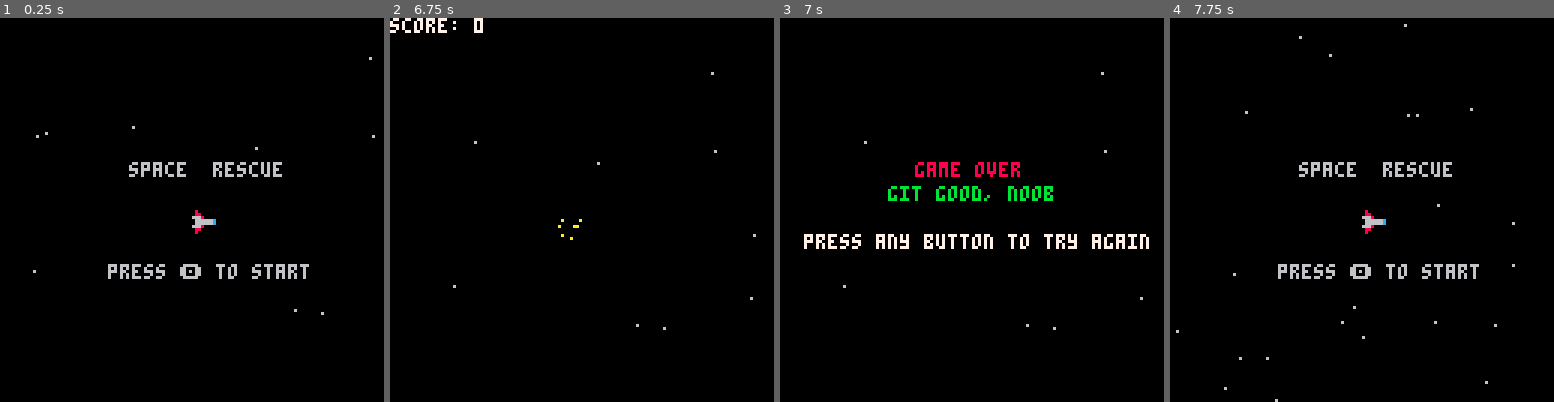
Above: before the commit, frames 1-4 (left to right).
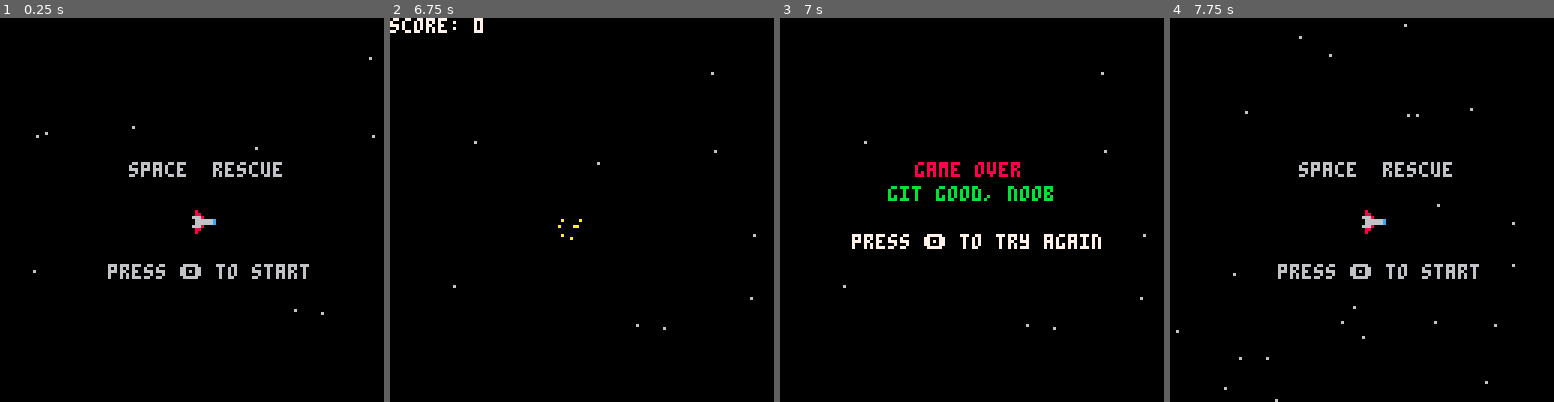
Above: after the commit, the same moments.

Repository: nsatragno/pico8-carts
Game: PICO-8 cartridge space_rescue.p8
Two runs of this game, one before a commit and one after it. Both use one fixed random seed, a clock stepped at 60 frames per second and the inputs below.
Inputs:
- Up to frame 1 (0.25 s): no input
- Up to frame 2 (6.75 s): tap O (Z key) at 0.33, 0.7, 1.43, 2.22, 3.1, 3.98, 4.87, 5.75, 6.63 s; hold Left 1.97-2.37 s; hold Down 2.42-2.82 s; hold Right 2.87-3.53 s; hold Up 3.58-4.08 s; hold Right 4.13-4.53 s; hold Down 4.58-5.08 s; hold Left 5.13-5.8 s; hold Up 5.85-6.18 s; hold Left 6.23-6.63 s; hold Down from 6.68 s (still down)
- Up to frame 3 (7 s): keep holding Down
- Up to frame 4 (7.75 s): release Down at 7.08 s; hold Right from 7.13 s (still down); tap O (Z key) at 7.52 s

Frames 1-2 are identical in both runs. In frame 3, 1.2% of the frame differs, in the area x 6-97%, y 56-61%; in frame 4, nothing differs.

Commit message:
Better game over message

Diff:
--- a/space_rescue.p8
+++ b/space_rescue.p8
@@ -579,7 +579,7 @@
  elseif state == "game over" then
   print("game over", 45, 48, 8)
   print(game_over_message, 0, 56, 11)
-  print("  press any button to try again", 0, 72, 7)
+  print("     press 🅾️ to try again", 4, 72, 7)
  else
   print("score: "..score, 7)
   if current_message then
